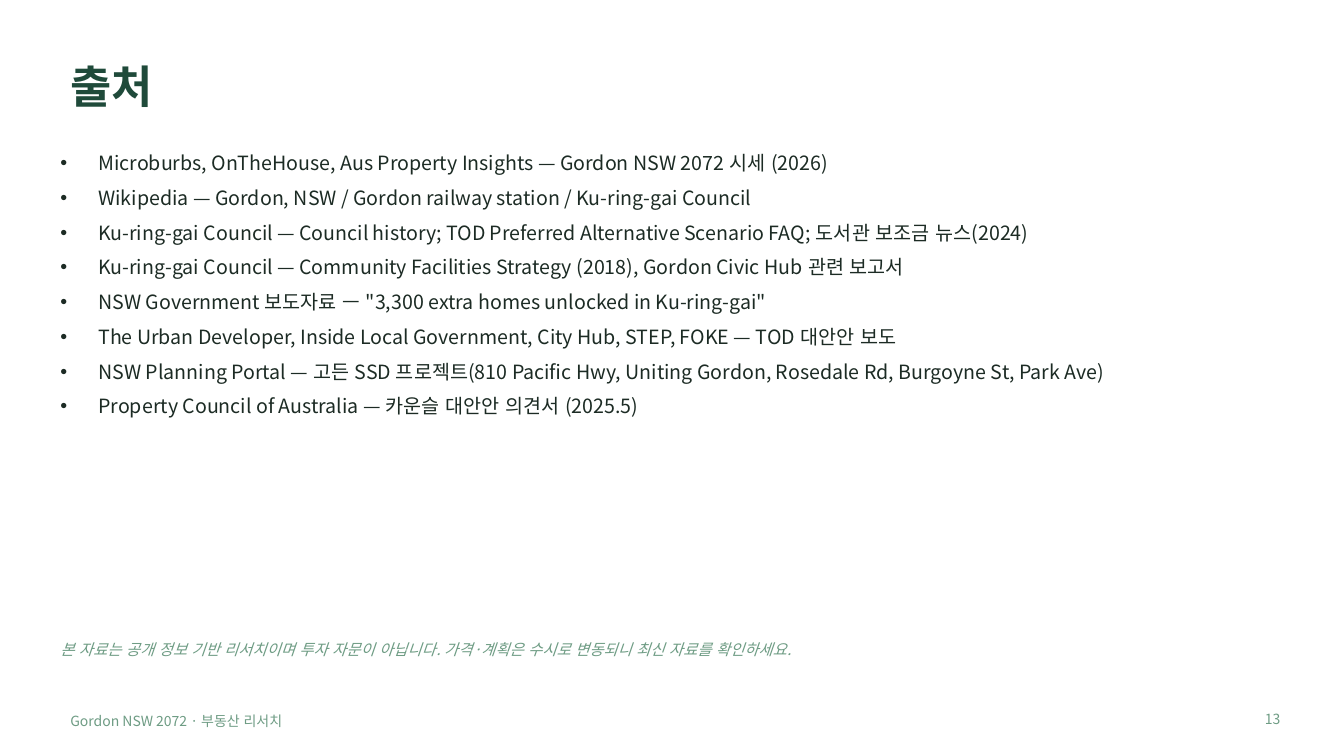
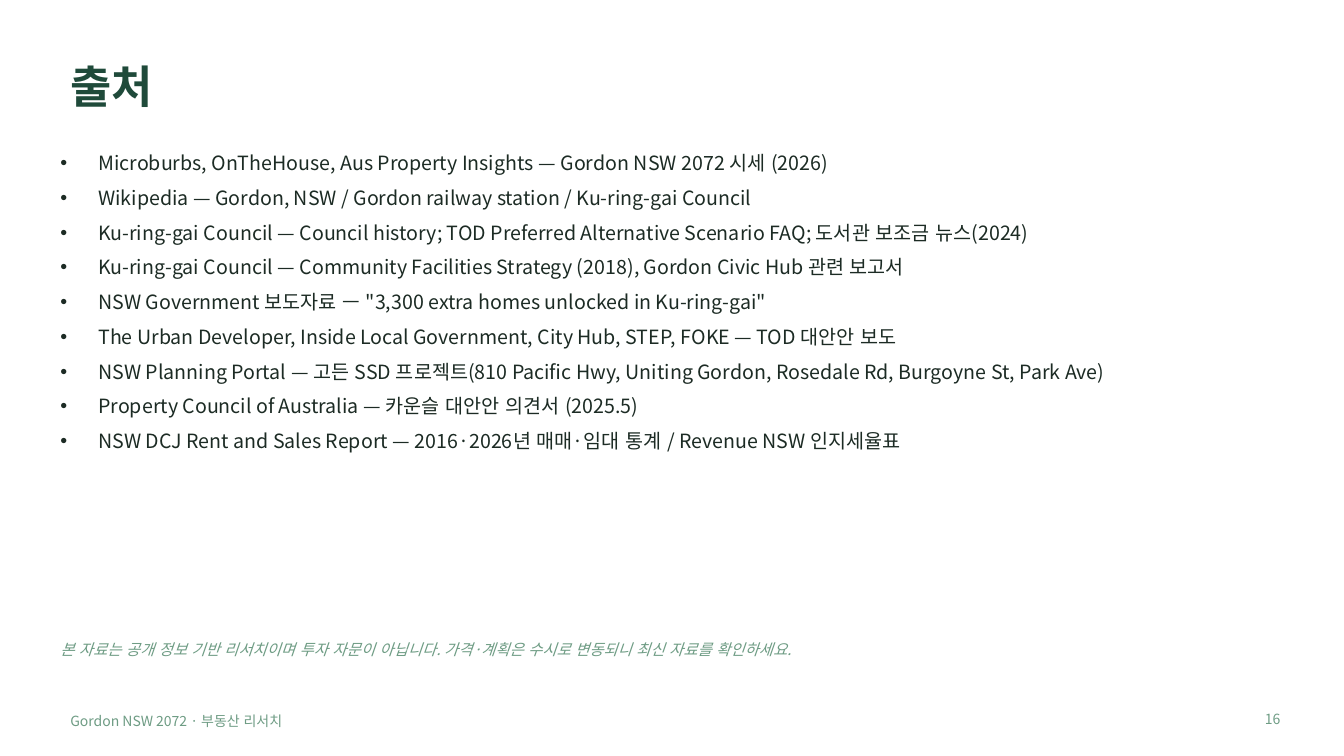
Before and after one commit to dlekrud105-cell/Mia, a slide deck: slide 16 of gordon/Gordon_부동산_분석.pptx (slide 13 before the commit). Drawn at 1344x756 pixels with LibreOffice and Linux fonts; fonts in the diff are those of the drawing. Boxes give left, top, right and bottom in pixels: in the first picture for what was removed or moved away, otherwise in the second. Text is boxed around its words. In the diff, an @@ line names an element or a change of style, - is before the commit and + after.

```diff
--- a/gordon/Gordon_부동산_분석.pptx
+++ b/gordon/Gordon_부동산_분석.pptx
@@ text at (98, 431, 900, 453): paragraph added @@
+• NSW DCJ Rent and Sales Report — 2016·2026년 매매·임대 통계 / Revenue NSW 인지세율표
@@ page number at (1265, 713, 1281, 724): text changed @@
-13
+16
```
Also in this commit, not shown: 2 other slides changed, 3 slides added, 2 other files.
